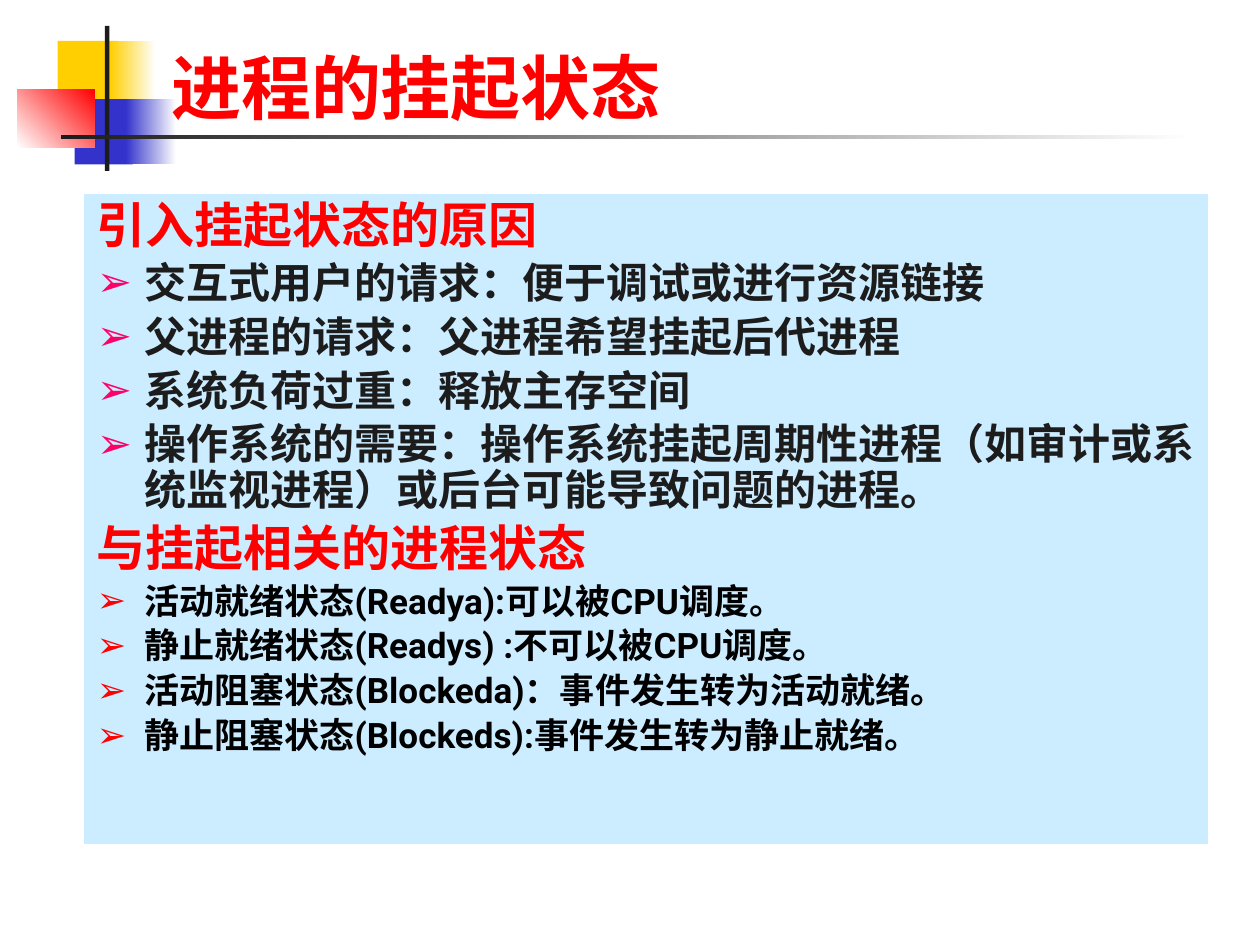
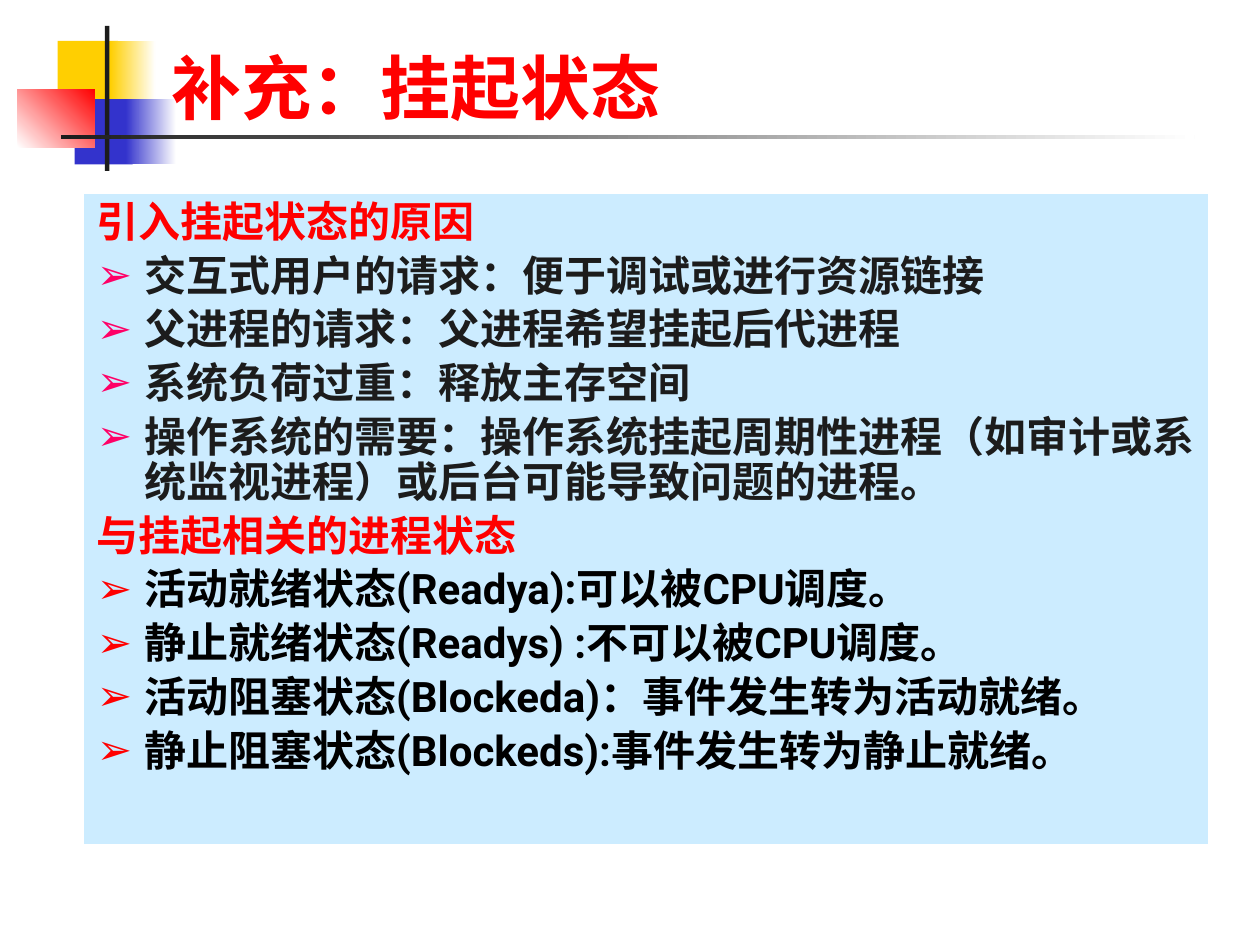
Before and after one commit to rjnew/OS, a slide deck: slide 34 of OS02.1 进程.pptx (slide 28 before the commit). Drawn at 1260x945 pixels with LibreOffice and Linux fonts; fonts in the diff are those of the drawing. Boxes give left, top, right and bottom in pixels: in the first picture for what was removed or moved away, otherwise in the second. Text is boxed around its words. In the diff, an @@ line names an element or a change of style, - is before the commit and + after.

```diff
--- a/OS02.1 进程.pptx
+++ b/OS02.1 进程.pptx
@@ title at bbox=[171, 53, 661, 121]: text changed @@
-进程的挂起状态
+补充：挂起状态
@@ text at bbox=[97, 201, 1104, 775]: size 28 to 24 pt in "引入挂起状态的原因", "与挂起相关的进程状态"; size 20 to 24 pt in "活动就绪状态(Readya):可以被CPU调度。", "静止就绪状态(Readys) :不可以被CPU调度。", "活动阻塞状态(Blockeda)：事件发生转为活动就绪。", "静止阻塞状态(Blockeds):事件发生转为静止就绪。" @@
```
Also in this commit, not shown: 18 other slides changed, 2 slides added, 2 slides removed.
